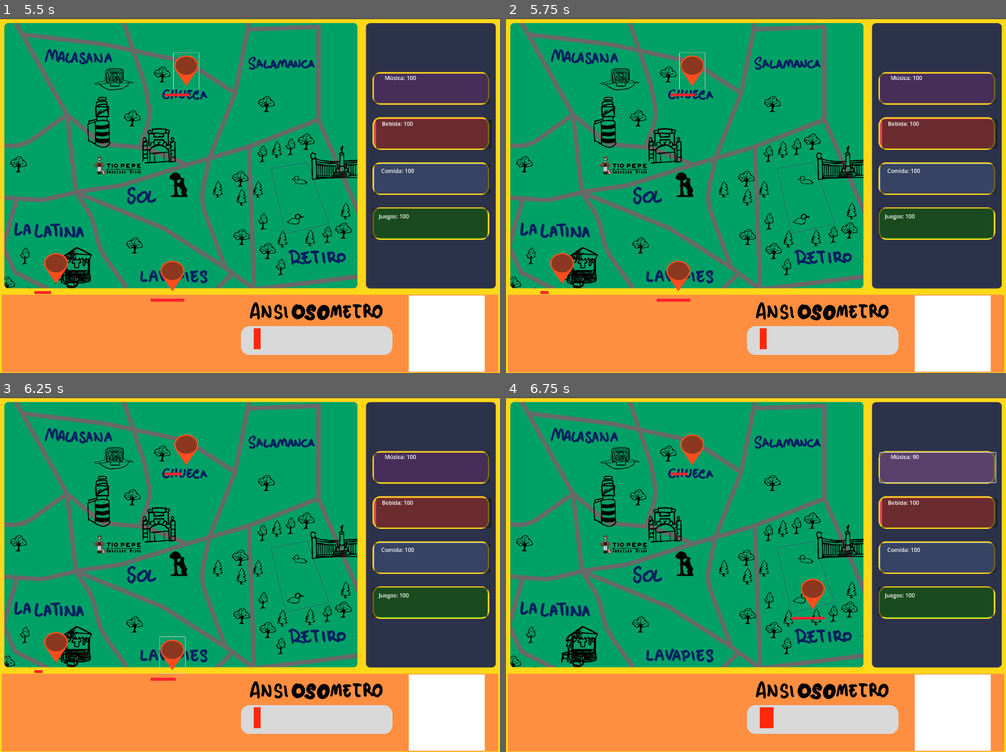
Above: before the commit, frames 1-4 (two rows, left to right).
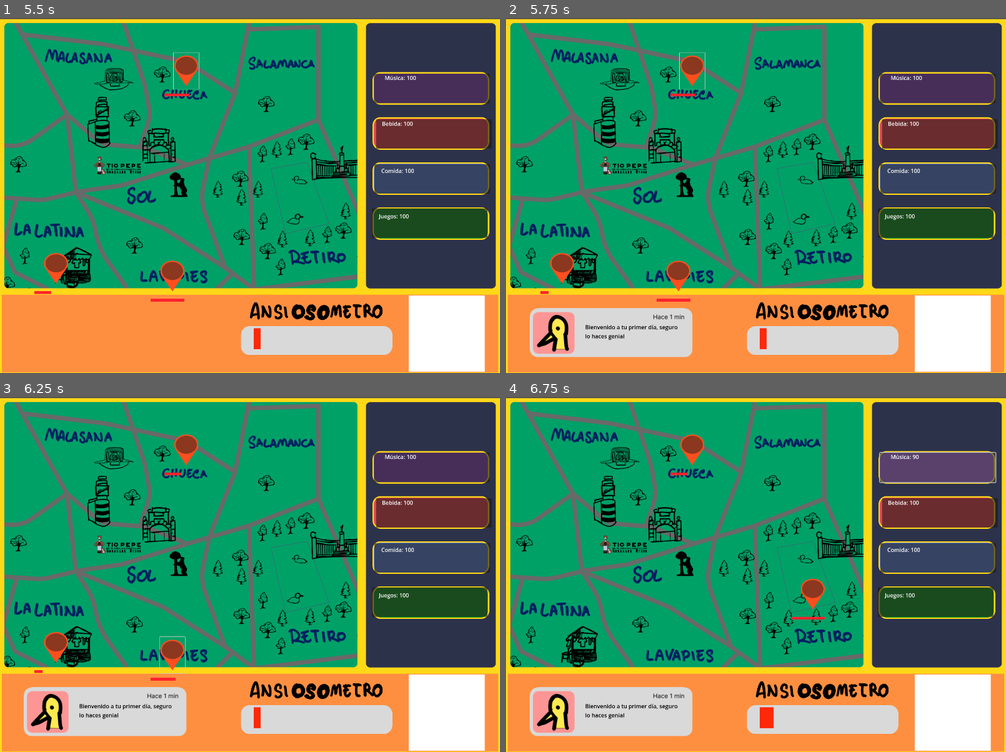
Above: after the commit, the same moments.

Repository: lfayala9/OsoCarnavaloso
Game: Godot game, scene res://scenes/main_menu.tscn
Same seed, same stepped clock (60 frames per second), same inputs: the game is played once before the commit and once after it.
Inputs (mouse positions are in pixels of both pictures, inside the frame that each line leads up to):
- Up to frame 1 (5.5 s): click "START GAME" at 0.5 s; click "Música: 100" at 1.25 s; click "Comida: 100" at 2 s; click "Bebida: 100" at 2.75 s; click "Juegos: 100" at 3.5 s; click (55, 270) at 4.27 s; click (185, 71) at 5.02 s
- Up to frame 2 (5.75 s): no input
- Up to frame 3 (6.25 s): click (170, 656) at 5.77 s
- Up to frame 4 (6.75 s): click "Música: 100" at 6.5 s

Frame 1 is identical in both runs. In frame 2, 4.5% of the frame differs, in the area x 4-38%, y 81-96%; in frame 3, 4.5%; in frame 4, 4.5%.

Commit message:
feat: TWEETS

Diff:
--- /dev/null
+++ b/scenes/Control_Twistter.gd
@@ -0,0 +1,83 @@
+extends Node2D
+
+# Variables
+var images = []  # Aquí almacena las rutas de las imágenes
+var texts = ["Bienvenido a tu primer día, seguro lo haces genial",
+	"Necesitamos cerveza para el botellon de cibeles",
+	"¿Por qué tarda tanto la comida?",
+	"Melendi ya no canta como antes",
+	"Qué es el mago de oz",
+	"NO HAY DONDE COMPRAR COMIDA CON TARJETA",
+	"OSO",
+	"OSO TRABAJA",
+	"¿QUIÉN ESTA AL CARGO EN MADRID??",
+	"CORRE MONTOYA CORRE",
+	"Tenedor",
+	"Mensaje 12",
+	"Mensaje 13",
+	"Mensaje 14",
+	"Mensaje 15",
+	"Mensaje 16",
+	"Mensaje 17"]
+@onready var sprite = $Sprite2D
+@onready var label = $Label
+@onready var image_timer = $ImageTimer
+@onready var cycle_timer = $CycleTimer
+var current_index = 0  # Índice para seguir el orden de los mensajes
+
+func _ready():
+	# Agrega las rutas de las imágenes a la lista
+	images = [
+		load("res://assets/popup-avatar3.png"),
+		load("res://assets/popup-avatar4.png"),
+		load("res://assets/popup-avatar5.png"),
+		load("res://assets/popup-avatar6.png"),
+		load("res://assets/popup-avatar7.png"),
+		load("res://assets/popup-avatar3.png"),
+		load("res://assets/popup-avatar4.png"),
+		load("res://assets/popup-avatar5.png"),
+		load("res://assets/popup-avatar6.png"),
+		load("res://assets/popup-avatar7.png"),
+		load("res://assets/popup-avatar3.png"),
+		load("res://assets/popup-avatar4.png"),
+		load("res://assets/popup-avatar5.png"),
+		load("res://assets/popup-avatar6.png"),
+		load("res://assets/popup-avatar7.png"),
+		load("res://assets/popup-avatar3.png"),
+		load("res://assets/popup-avatar4.png"),
+		load("res://assets/popup-avatar5.png"),
+		load("res://assets/popup-avatar6.png"),
+		load("res://assets/popup-avatar7.png"),
+	]
+
+	# Conectar señales correctamente
+	image_timer.connect("timeout", Callable(self, "_on_ImageTimer_timeout"))
+	cycle_timer.connect("timeout", Callable(self, "_on_CycleTimer_timeout"))
+
+	# Establecer el Z-index del label mayor al del sprite
+	label.z_index = 1
+	sprite.z_index = 0
+
+	# Empezar el ciclo
+	cycle_timer.start()
+
+func _on_ImageTimer_timeout():
+	# Esconder imagen y texto
+	sprite.visible = false
+	label.visible = false
+
+func _on_CycleTimer_timeout():
+	# Mostrar la imagen y el texto en orden
+	sprite.texture = images[current_index]
+	label.text = texts[current_index]
+
+	sprite.visible = true
+	label.visible = true
+
+	# Incrementar el índice, y reiniciarlo si se llegó al final de la lista
+	current_index += 1
+	if current_index >= images.size():
+		current_index = 0  # Reinicia el índice para repetir los mensajes
+
+	# Empezar el ImageTimer
+	image_timer.start()
--- a/scenes/main.tscn
+++ b/scenes/main.tscn
@@ -7,6 +7,7 @@
 [ext_resource type="Script" path="res://scripts/taskBar.gd" id="7_2qqpg"]
 [ext_resource type="Texture2D" uid="uid://ba7newha8sv3p" path="res://assets/placeholder.png" id="7_gbud1"]
 [ext_resource type="Script" path="res://scripts/stressBar.gd" id="7_xr5eb"]
+[ext_resource type="Script" path="res://scenes/Control_Twistter.gd" id="8_vnr5x"]
 
 [node name="Node2D" type="Node2D"]
 script = ExtResource("1_r22rf")
@@ -125,6 +126,27 @@
 position = Vector2(720, 515)
 texture = ExtResource("7_gbud1")
 
+[node name="Control_Twistter" type="Node2D" parent="."]
+script = ExtResource("8_vnr5x")
+
+[node name="Sprite2D" type="Sprite2D" parent="Control_Twistter"]
+position = Vector2(303, 908)
+
+[node name="Label" type="Label" parent="Control_Twistter"]
+offset_left = 228.0
+offset_top = 880.0
+offset_right = 499.0
+offset_bottom = 949.0
+theme_override_colors/font_color = Color(0, 0, 0, 1)
+autowrap_mode = 2
+
+[node name="ImageTimer" type="Timer" parent="Control_Twistter"]
+wait_time = 2.0
+one_shot = true
+
+[node name="CycleTimer" type="Timer" parent="Control_Twistter"]
+wait_time = 5.0
+
 [connection signal="pin_selected" from="." to="Control" method="_on_node_2d_pin_selected"]
 [connection signal="button_down" from="Control/musicButton" to="Control" method="_on_music_button_button_down"]
 [connection signal="button_down" from="Control/foodButton" to="Control" method="_on_food_button_button_down"]
--- a/scripts/example.gd
+++ b/scripts/example.gd
@@ -12,6 +12,11 @@
 @onready var food_label = $foodButton/foodLabel
 @onready var games_label =  $gamesButton/gamesLabel
 @onready var music_label =  $musicButton/musicLabel
+
+
+@onready var sprite = $Sprite2D  # Referencia al sprite en la escena
+@onready var control_node = $Control  # Referencia al nodo Control
+var message_timer : Timer  # Temporizador para el mensaje
 
 func _ready():
 	update_label()
@@ -104,6 +109,10 @@
 	games_label.text = "Juegos: " + str(games_value)
 	music_label.text = "Música: " + str(music_value)
 
+func twistter():
+	pass
+
+
 # ✅ Botones para usar recursos
 
 func _on_food_button_button_down():
--- a/scripts/spawn_pins.gd
+++ b/scripts/spawn_pins.gd
@@ -13,6 +13,7 @@
 	timer.wait_time = randf_range(1, 3)
 	timer.start()
 	timer.timeout.connect(_spawn_pin)
+
 func _spawn_pin():
 	# Obtener posiciones disponibles (donde no hay un pin actualmente)
 	var available_positions = pin_positions.filter(func(pos): return !active_pins.has(pos))
Not shown: 1 places in scenes/main.tscn that only renumber resources
